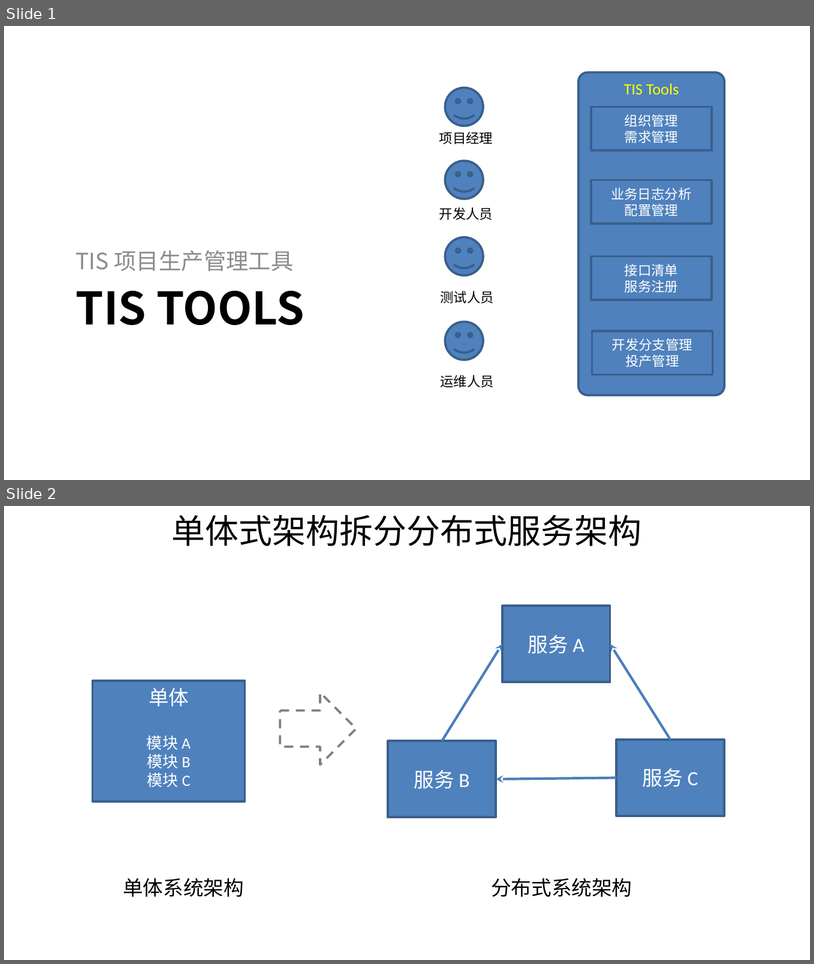
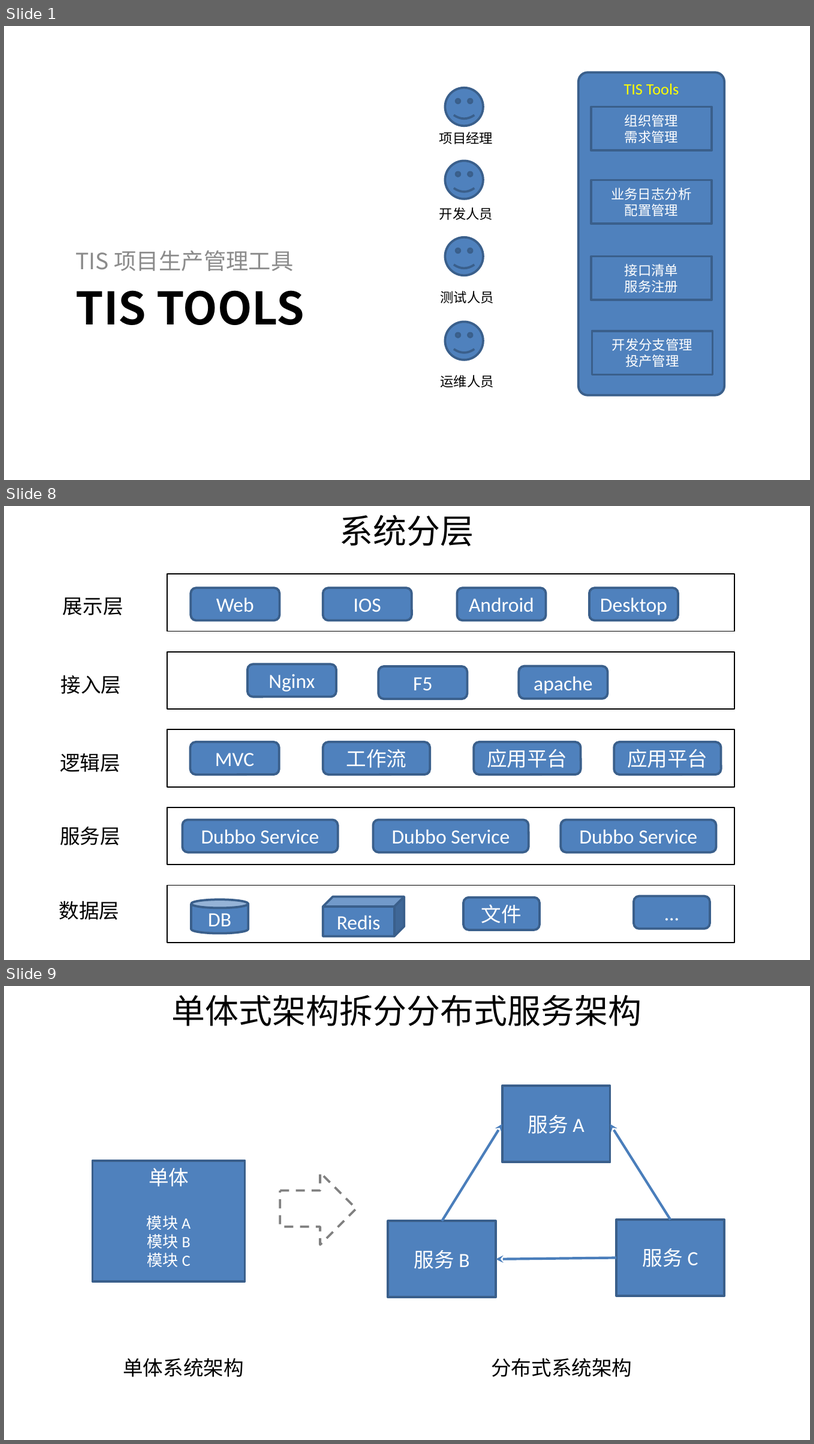
Before and after one commit to shiyunlai/tistools, a slide deck: TIStools.pptx. Shown one above the other, each under a label of ours: slides 1 and 2 before the commit, slides 1, 8 and 9 after it; the slides between them are not shown. The pictures are 814x964 and 814x1444 pixels, drawn with LibreOffice and Linux fonts; fonts in the diff are those of the drawing. Boxes give left, top, right and bottom in pixels: in the first picture for what was removed or moved away, otherwise in the second. Text is boxed around its words. In the diff, an @@ line names an element or a change of style, - is before the commit and + after.

```diff
--- a/TIStools.pptx
+++ b/TIStools.pptx
@@ slide 8 added at box(4, 506, 810, 960), background #FFFFFF @@
@@ text added at box(340, 515, 474, 546), 30 pt, text #000000 @@
+系统分层
@@ rectangle added at box(167, 574, 735, 631), fill #FFFFFF, outline #000000 1 pt @@
@@ rounded rectangle added at box(191, 588, 280, 620), fill #4F81BD, outline #3A5F8C 2 pt, 18 pt, text #FFFFFF @@
+Web
@@ rounded rectangle added at box(323, 588, 412, 620), fill #4F81BD, outline #3A5F8C 2 pt, 18 pt, text #FFFFFF @@
+IOS
@@ rounded rectangle added at box(457, 588, 546, 620), fill #4F81BD, outline #3A5F8C 2 pt, 18 pt, text #FFFFFF @@
+Android
@@ rounded rectangle added at box(590, 588, 678, 620), fill #4F81BD, outline #3A5F8C 2 pt, 18 pt, text #FFFFFF @@
+Desktop
@@ text added at box(63, 597, 123, 615), 18 pt, text #000000 @@
+展示层
@@ rectangle added at box(167, 652, 735, 709), fill #FFFFFF, outline #000000 1 pt @@
@@ rounded rectangle added at box(248, 664, 336, 696), fill #4F81BD, outline #3A5F8C 2 pt, 18 pt, text #FFFFFF @@
+Nginx
@@ rounded rectangle added at box(379, 666, 468, 699), fill #4F81BD, outline #3A5F8C 2 pt, 18 pt, text #FFFFFF @@
+F5
@@ rounded rectangle added at box(519, 666, 608, 698), fill #4F81BD, outline #3A5F8C 2 pt, 18 pt, text #FFFFFF @@
+apache
@@ text added at box(61, 675, 122, 694), 18 pt, text #000000 @@
+接入层
@@ rectangle added at box(167, 729, 735, 787), fill #FFFFFF, outline #000000 1 pt @@
@@ text added at box(60, 753, 120, 772), 18 pt, text #000000 @@
+逻辑层
@@ rounded rectangle added at box(190, 741, 279, 774), fill #4F81BD, outline #3A5F8C 2 pt, 18 pt, text #FFFFFF @@
+MVC
@@ rounded rectangle added at box(323, 741, 431, 774), fill #4F81BD, outline #3A5F8C 2 pt, 18 pt, text #FFFFFF @@
+工作流
@@ rounded rectangle added at box(474, 741, 581, 774), fill #4F81BD, outline #3A5F8C 2 pt, 18 pt, text #FFFFFF @@
+应用平台
@@ rounded rectangle added at box(614, 741, 722, 774), fill #4F81BD, outline #3A5F8C 2 pt, 18 pt, text #FFFFFF @@
+应用平台
@@ rectangle added at box(167, 808, 735, 865), fill #FFFFFF, outline #000000 1 pt @@
@@ text added at box(60, 826, 120, 845), 18 pt, text #000000 @@
+服务层
@@ rounded rectangle added at box(182, 820, 338, 852), fill #4F81BD, outline #3A5F8C 2 pt, 18 pt, text #FFFFFF @@
+Dubbo Service
@@ rounded rectangle added at box(374, 820, 529, 852), fill #4F81BD, outline #3A5F8C 2 pt, 18 pt, text #FFFFFF @@
+Dubbo Service
@@ rounded rectangle added at box(561, 820, 717, 852), fill #4F81BD, outline #3A5F8C 2 pt, 18 pt, text #FFFFFF @@
+Dubbo Service
@@ text added at box(59, 900, 119, 919), 18 pt, text #000000 @@
+数据层
@@ rectangle added at box(167, 885, 735, 942), fill #FFFFFF, outline #000000 1 pt @@
@@ cylinder added at box(191, 900, 248, 933), fill #4F81BD, outline #3A5F8C 2 pt, 18 pt, text #FFFFFF @@
+DB
@@ cube added at box(323, 896, 405, 936), fill #4F81BD, outline #3A5F8C 2 pt, 18 pt, text #FFFFFF @@
+Redis
@@ rounded rectangle added at box(464, 897, 539, 930), fill #4F81BD, outline #3A5F8C 2 pt, 18 pt, text #FFFFFF @@
+文件
@@ rounded rectangle added at box(634, 895, 710, 928), fill #4F81BD, outline #3A5F8C 2 pt, 18 pt, text #FFFFFF @@
+…
@@ what was slide 2 is now slide 9 @@
```
Also in this commit, not shown: 3 slides changed, 5 other slides added.
